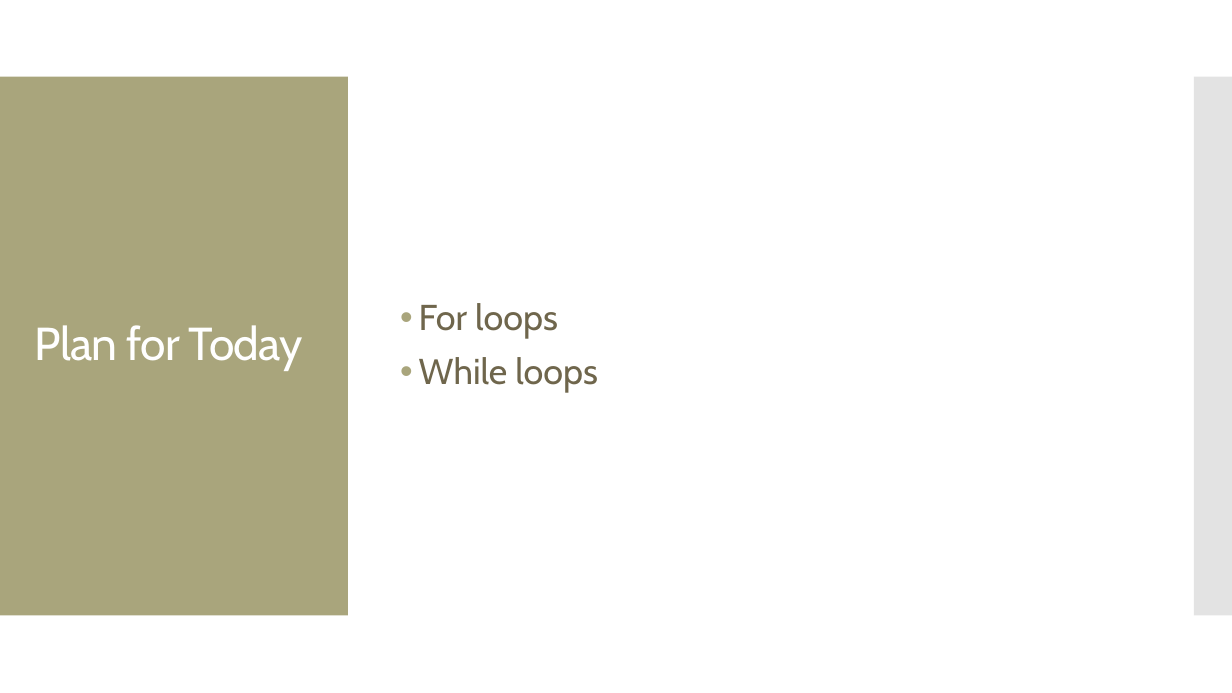
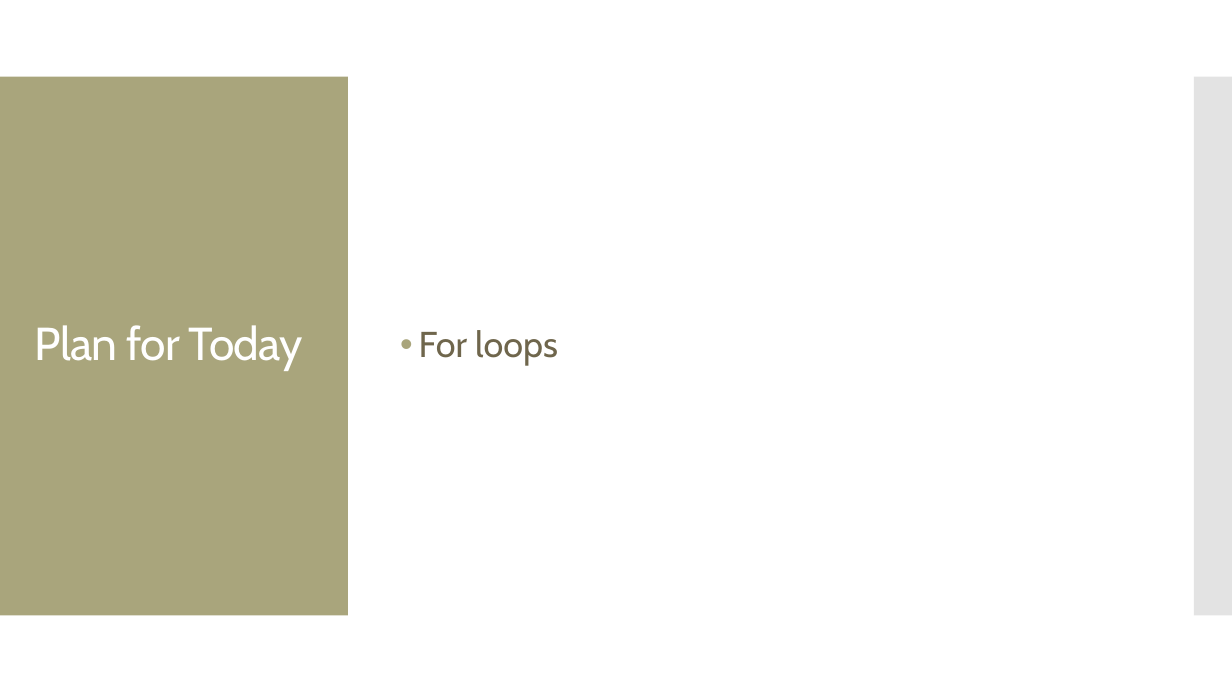
Before and after one commit to amosca01/CAIS117-S24, a slide deck: slide 2 of slides/17-for-loops.pptx. Drawn at 1232x693 pixels with LibreOffice and Linux fonts; fonts in the diff are those of the drawing. Boxes give left, top, right and bottom in pixels: in the first picture for what was removed or moved away, otherwise in the second. Text is boxed around its words. In the diff, an @@ line names an element or a change of style, - is before the commit and + after.

```diff
--- a/slides/17-for-loops.pptx
+++ b/slides/17-for-loops.pptx
@@ text at (419, 357, 598, 393): paragraph removed @@
-• While loops
```
Also in this commit, not shown: 6 other slides changed, 17 slides added, 5 slides removed, 15 other files.
